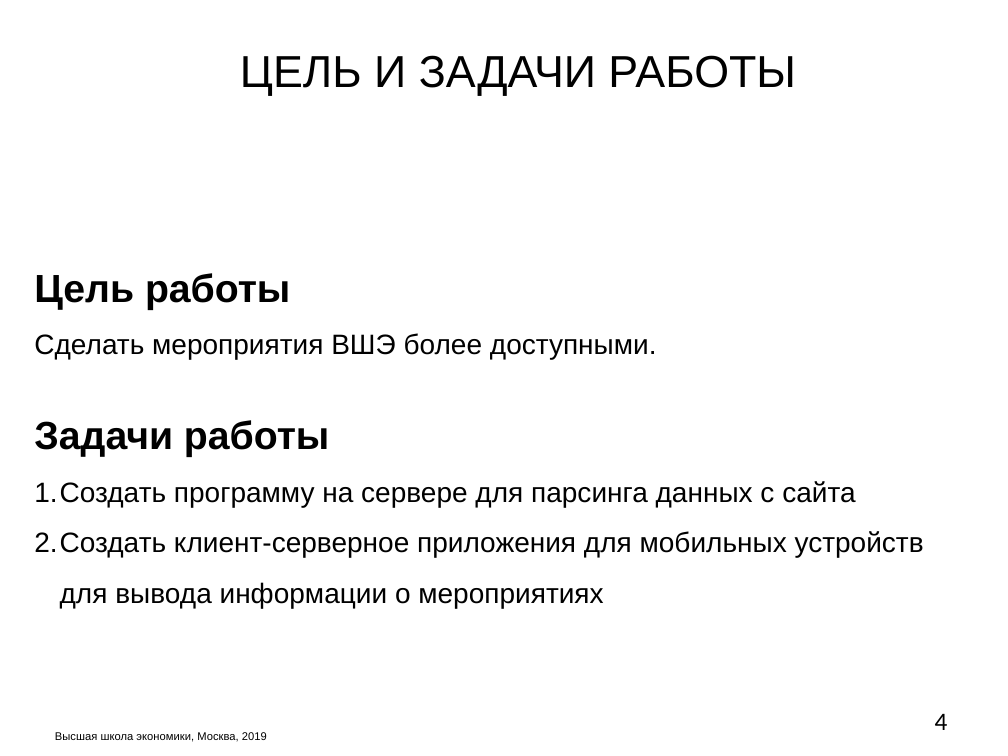
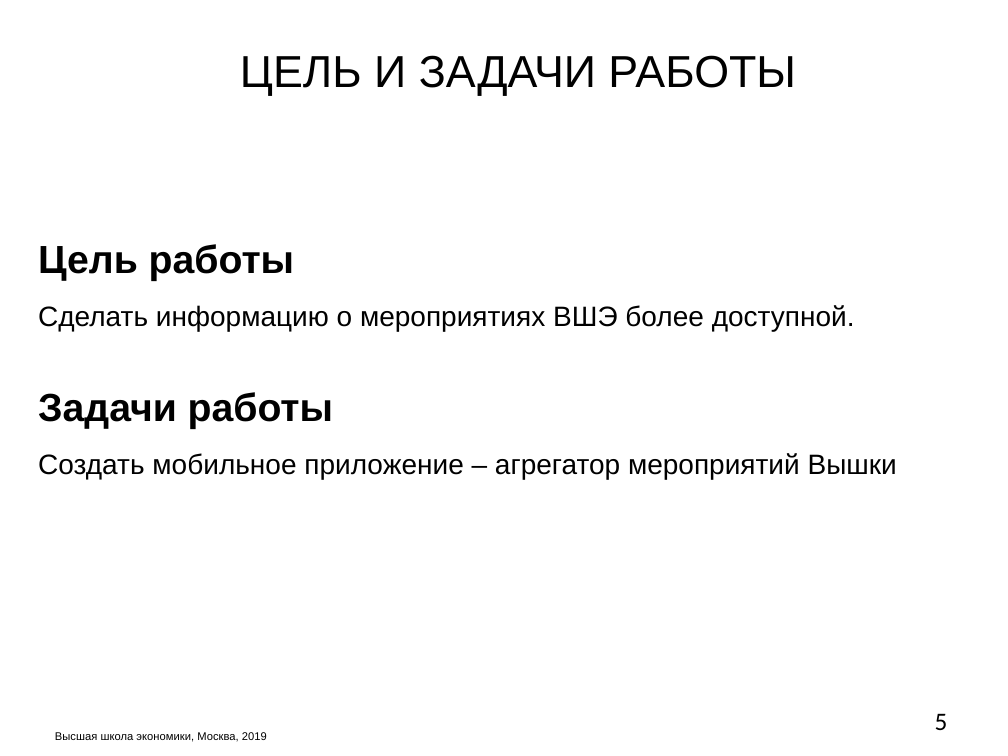
Before and after one commit to M2000h/HSE-APP, a slide deck: slide 5 of Презентация.pptx (slide 4 before the commit). Drawn at 1008x756 pixels with LibreOffice and Linux fonts; fonts in the diff are those of the drawing; background and template pictures are left out. Boxes give left, top, right and bottom in pixels: in the first picture for what was removed or moved away, otherwise in the second. Text is boxed around its words. In the diff, an @@ line names an element or a change of style, - is before the commit and + after.

```diff
--- a/Презентация.pptx
+++ b/Презентация.pptx
@@ text "Цель работы Сделать информацию о ...": place and size @@
-text "Цель работы Сделать информацию о ..." at box(34, 273, 924, 608)
+text "Цель работы Сделать информацию о ..." at box(38, 244, 897, 479)
@@ text at box(38, 244, 855, 331): text changed @@
-Цель работы
-Сделать мероприятия ВШЭ более доступными.
+Цель работы
+Сделать информацию о мероприятиях ВШЭ более доступной.
@@ text at box(38, 453, 897, 479): text changed @@
-1. Создать программу на сервере для парсинга данных с сайта
-2. Создать клиент-серверное приложения для мобильных устройств для вывода информации о мероприятиях
+Создать мобильное приложение – агрегатор мероприятий Вышки
@@ page number at box(935, 713, 948, 730): text changed @@
-4
+5
```
Also in this commit, not shown: 14 other slides changed, 2 slides added, 2 other files.
